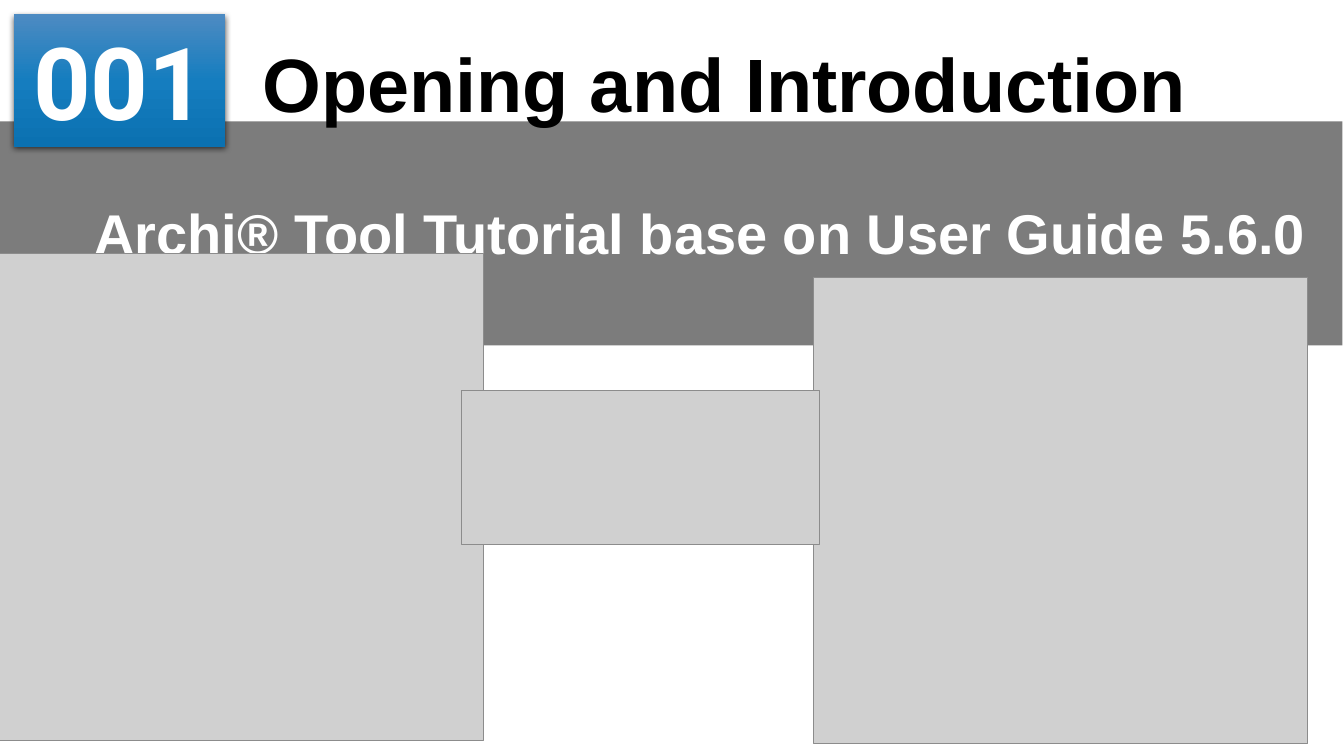
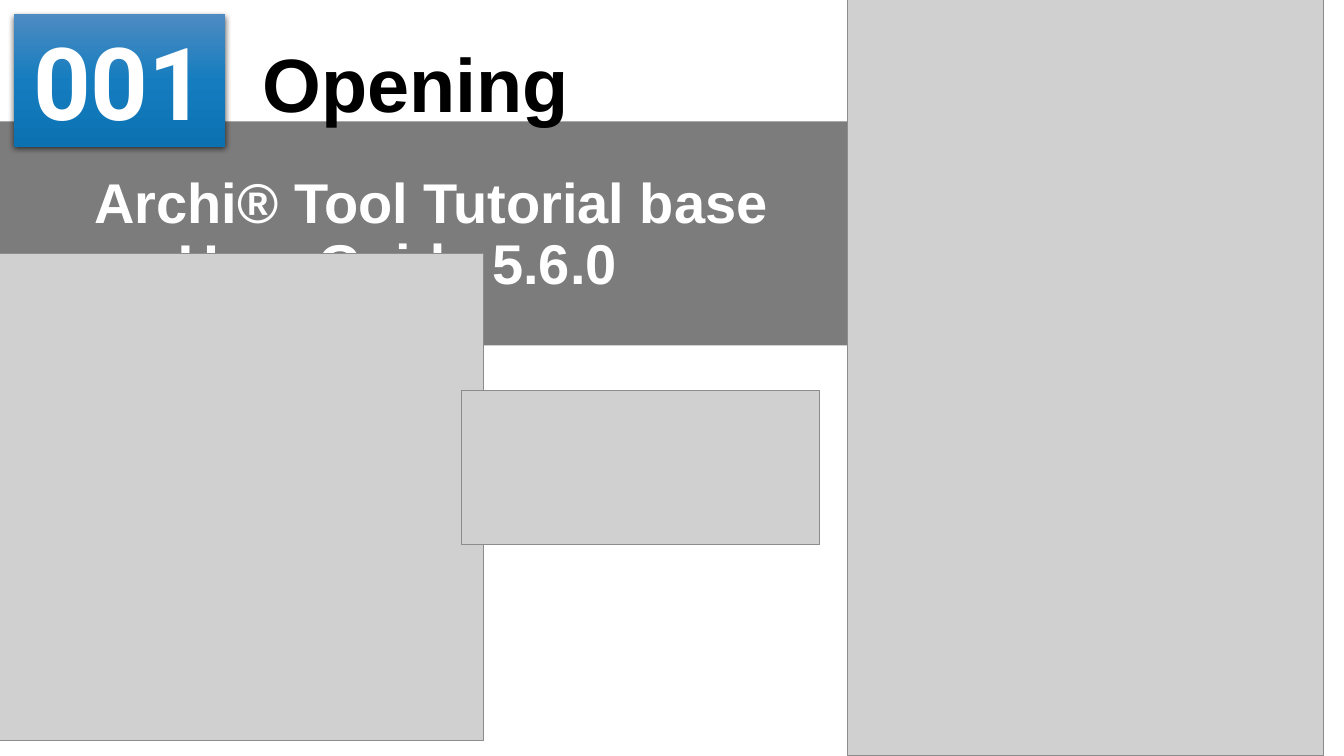
Before and after one commit to yasenstar/Archi_Tutorial, a slide deck: slide 1 of Archi_Tool_Tutorial_base_on_User_Guide.pptx. Drawn at 1344x756 pixels with LibreOffice and Linux fonts; fonts in the diff are those of the drawing; grey boxes stand for pictures; background and template pictures are left out. Boxes give left, top, right and bottom in pixels: in the first picture for what was removed or moved away, otherwise in the second. Text is boxed around its words. In the diff, an @@ line names an element or a change of style, - is before the commit and + after.

```diff
--- a/Archi_Tool_Tutorial_base_on_User_Guide.pptx
+++ b/Archi_Tool_Tutorial_base_on_User_Guide.pptx
@@ picture: place and size @@
-picture at (814, 277, 1308, 743)
+picture at (847, 0, 1323, 756)
@@ text at (263, 57, 569, 126): text changed @@
-Opening and Introduction
+Opening
@@ title "Archi® Tool Tutorial base on ...": place and size @@
-title "Archi® Tool Tutorial base on ..." at (0, 121, 1343, 345)
+title "Archi® Tool Tutorial base on ..." at (0, 121, 857, 345)
```
Also in this commit, not shown: 1 slide added, 2 other files.
